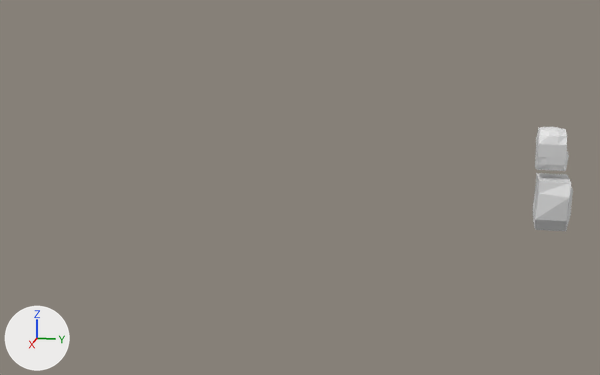
What one commit did to the Blender file Assets/Low Poly Characters/untitled.blend.
Before and after are seen from a 50 mm lens placed at (46.3, -4.8, 16.5), pointed at (0.6, -13.9, 5.1). The axes (+X, +Y, +Z) are drawn at lower left. The lights are the same throughout.

Script lines for the objects in view, before the commit:
```python
me_cube = bpy.data.meshes.new('Cube')
me_cube.from_pydata(...)  # 16 vertices, 11 faces; spans x -0.9..0.0, y -0.63..0.73, z -1.0..1.0
me_cube.materials.append(mat_material)  # white #e7e7e7
me_cube_002 = bpy.data.meshes.new('Cube.002')
me_cube_002.from_pydata(...)  # 40 vertices, 33 faces; spans x -0.86..0.0, y -0.72..0.98, z -1.18..1.1
ob_cube = bpy.data.objects.new('Cube', me_cube)
ob_cube.location = (0.02, 0.09, 4.69)
ob_cube.scale = (1.44, 1.44, 1.44)
_m = ob_cube.modifiers.new('Mirror', 'MIRROR')
_m.use_clip = True
ob_cube_001 = bpy.data.objects.new('Cube.001', me_cube_002)
ob_cube_001.location = (-0.01, -0.18, 7.75)
_m = ob_cube_001.modifiers.new('Mirror', 'MIRROR')
_m.use_clip = True
```
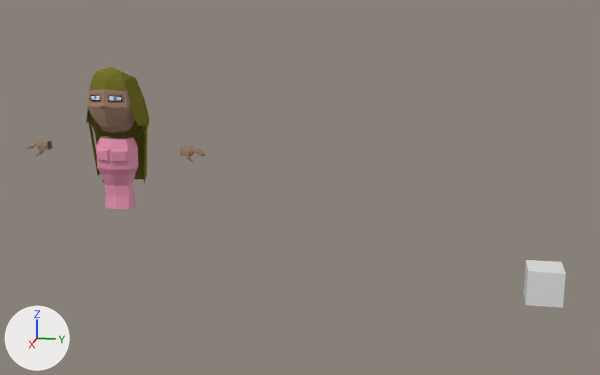
Changed parts and their boxes [x1, y1, x2, y2] in the pictures (600 x 375 px):
'Female 1', added: after [28, 89, 205, 209]
    faces in mat_clothes_1 (pink #e791af): [96, 137, 138, 209]
    faces in mat_color_cara_001 (beige #a3836f): [28, 89, 205, 163]
'Cube', reshaped, moved, rescaled, modifiers changed (17% shorter): before [533, 173, 573, 231]; after [524, 260, 566, 308]
'Hair', added (yellow): after [86, 67, 149, 183]
    faces in mat_material_002 (dark yellow #78752e): [86, 67, 149, 183]
'Cube.001', deleted: before [535, 127, 569, 171]

Edits to the bpy script that builds the scene:
```text
Add mat_material_002:
    mat_material_002 = diffuse_material('Material.002')
    mat_material_002.base_color = (0.187, 0.176, 0.0271)  # dark yellow #78742e
Add mat_color_cara_001:
    mat_color_cara_001 = diffuse_material('Color Cara.001')
    mat_color_cara_001.base_color = (0.367, 0.226, 0.16)  # beige #a3836f
Add mat_material_006:
    mat_material_006 = diffuse_material('Material.006')
    mat_material_006.base_color = (0.761, 0.761, 0.761)  # light grey #e2e2e2
Add mat_ojoazul_001:
    mat_ojoazul_001 = diffuse_material('OjoAzul.001')
    mat_ojoazul_001.base_color = (0.0649, 0.25, 0.8)  # blue #4889e7
Add mat_clothes_1:
    mat_clothes_1 = principled_material('Clothes 1')
    mat_clothes_1.base_color = (0.8, 0.284, 0.431)  # pink #e791af
Add mat_ojo_002:
    mat_ojo_002 = diffuse_material('Ojo.002')
    mat_ojo_002.base_color = (0.00103, 0.00103, 0.00103)  # black #030303
Change me_cube:
    used by ob_cube; location = (0.02, 0.09, 4.69); scale = (1.44, 1.44, 1.44)
    remove me_cube.from_pydata(...)  # 16 vertices, 11 faces; spans x -0.9..0.0, y -0.63..0.73, z -1.0..1.0
    add me_cube.from_pydata(...)  # 8 vertices, 6 faces; spans x -1.0..1.0, y -1.0..1.0, z -1.0..1.0
    me_cube part 1: the whole mesh is rebuilt
Add me_cube_002_1:
    me_cube_002_1.from_pydata(...)  # 241 vertices, 204 faces; spans x -1.86..1.21, y -1.83..0.0, z -5.3..1.79
    # faces by material slot: [1, 203]
    me_cube_002_1.materials.append(mat_color_cara_001)  # beige #a3836f
    me_cube_002_1.materials.append(mat_material_002)  # dark yellow #78742e
Add me_cube_003:
    me_cube_003.from_pydata(...)  # 519 vertices, 352 faces, 1 loose edge; spans x -0.87..1.58, y -1.51..5.47, z -10.33..0.67
    # faces by material slot: [282, 16, 14, 1, 39]
    me_cube_003.materials.append(mat_color_cara_001)  # beige #a3836f
    me_cube_003.materials.append(mat_ojo_002)  # black #030303
    me_cube_003.materials.append(mat_material_006)  # light grey #e2e2e2
    me_cube_003.materials.append(mat_ojoazul_001)  # blue #4889e7
    me_cube_003.materials.append(mat_clothes_1)  # pink #e791af
Change ob_cube:
    ob_cube.scale: (1.44, 1.44, 1.44) -> (1.0, 1.0, 1.0)
    remove _m = ob_cube.modifiers.new('Mirror', 'MIRROR')
    remove _m.use_clip = True
    ob_cube.location: (0.02, 0.09, 4.69) -> (0.0, 0.0, 0.0)
Remove ob_cube_001:
    ob_cube_001 = bpy.data.objects.new('Cube.001', me_cube_002)
    ob_cube_001.location = (-0.01, -0.18, 7.75)
    _m = ob_cube_001.modifiers.new('Mirror', 'MIRROR')
    _m.use_clip = True
Add ob_hair:
    ob_hair = bpy.data.objects.new('Hair', me_cube_002_1)
    ob_hair.location = (1.01, -24.9, 9.97)
    _m = ob_hair.modifiers.new('Reflectividad', 'MIRROR')
    _m.use_axis = (False, True, False)
    _m.use_clip = True
Add ob_female_1:
    ob_female_1 = bpy.data.objects.new('Female 1', me_cube_003)
    ob_female_1.location = (1.01, -24.9, 9.97)
    _m = ob_female_1.modifiers.new('Reflectividad', 'MIRROR')
    _m.use_axis = (False, True, False)
    _m.use_clip = True
```
